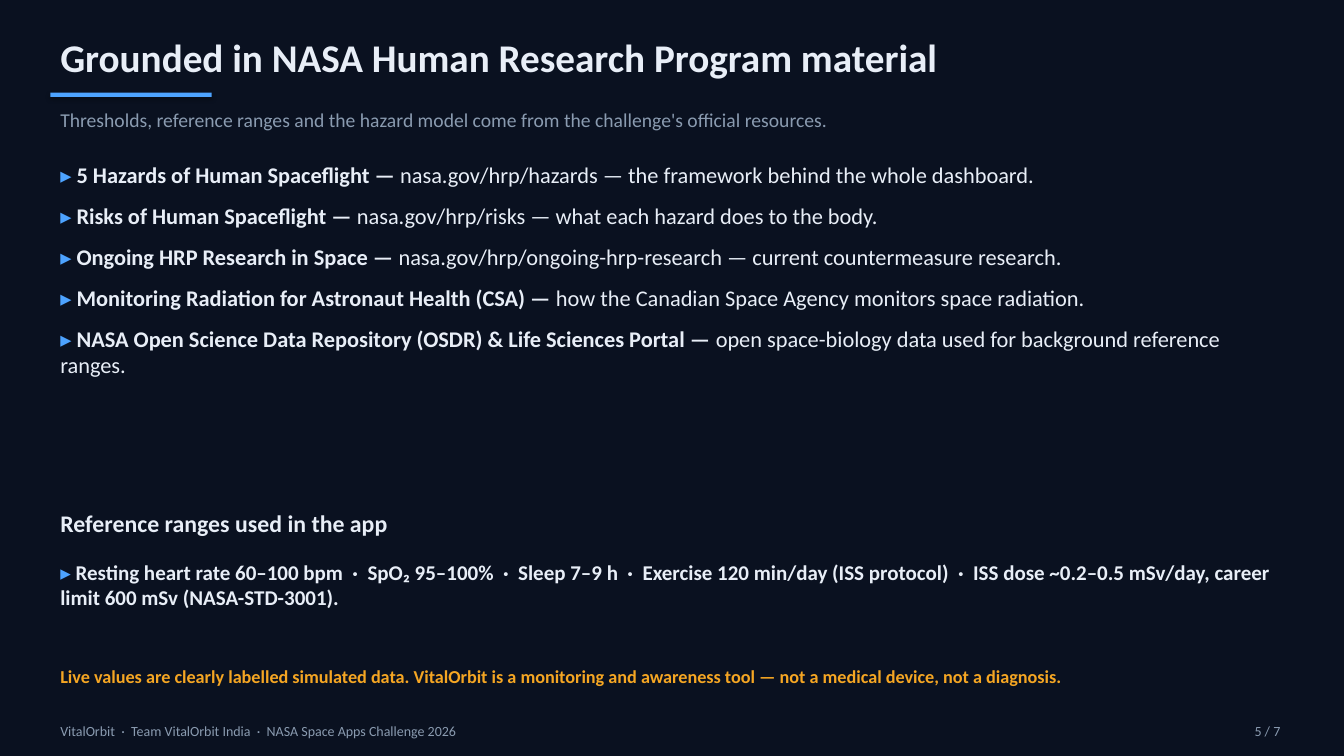
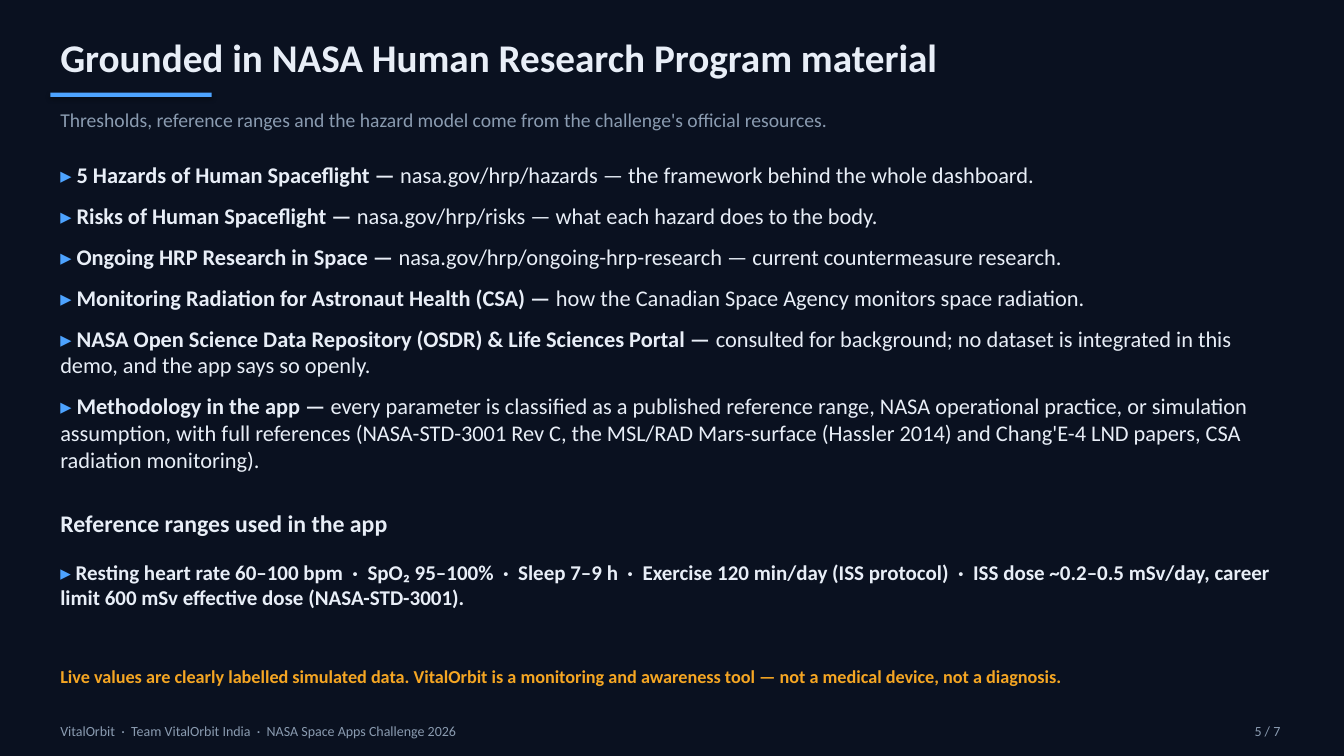
Before and after one commit to iamartya15/vitalorbit-space-apps-2026, a slide deck: slide 5 of deck/VitalOrbit-Demo-Deck.pptx. Drawn at 1344x756 pixels with LibreOffice and Linux fonts; fonts in the diff are those of the drawing. Boxes give left, top, right and bottom in pixels: in the first picture for what was removed or moved away, otherwise in the second. Text is boxed around its words. In the diff, an @@ line names an element or a change of style, - is before the commit and + after.

```diff
--- a/deck/VitalOrbit-Demo-Deck.pptx
+++ b/deck/VitalOrbit-Demo-Deck.pptx
@@ text at bbox=[60, 330, 1247, 472]: text changed; bold off @@
-▸ NASA Open Science Data Repository (OSDR) & Life Sciences Portal — open space-biology data used for background reference ranges.
+▸ NASA Open Science Data Repository (OSDR) & Life Sciences Portal — consulted for background; no dataset is integrated in this demo, and the app says so openly.
+▸ Methodology in the app — every parameter is classified as a published reference range, NASA operational practice, or simulation assumption, with full references (NASA-STD-3001 Rev C, the MSL/RAD Mars-surface (Hassler 2014) and Chang'E-4 LND papers, CSA radiation monitoring).
@@ text at bbox=[60, 564, 1270, 608]: text changed @@
-▸ Resting heart rate 60–100 bpm · SpO₂ 95–100% · Sleep 7–9 h · Exercise 120 min/day (ISS protocol) · ISS dose ~0.2–0.5 mSv/day, career limit 600 mSv (NASA-STD-3001).
+▸ Resting heart rate 60–100 bpm · SpO₂ 95–100% · Sleep 7–9 h · Exercise 120 min/day (ISS protocol) · ISS dose ~0.2–0.5 mSv/day, career limit 600 mSv effective dose (NASA-STD-3001).
```
Also in this commit, not shown: 3 other slides changed, 1 other file.
